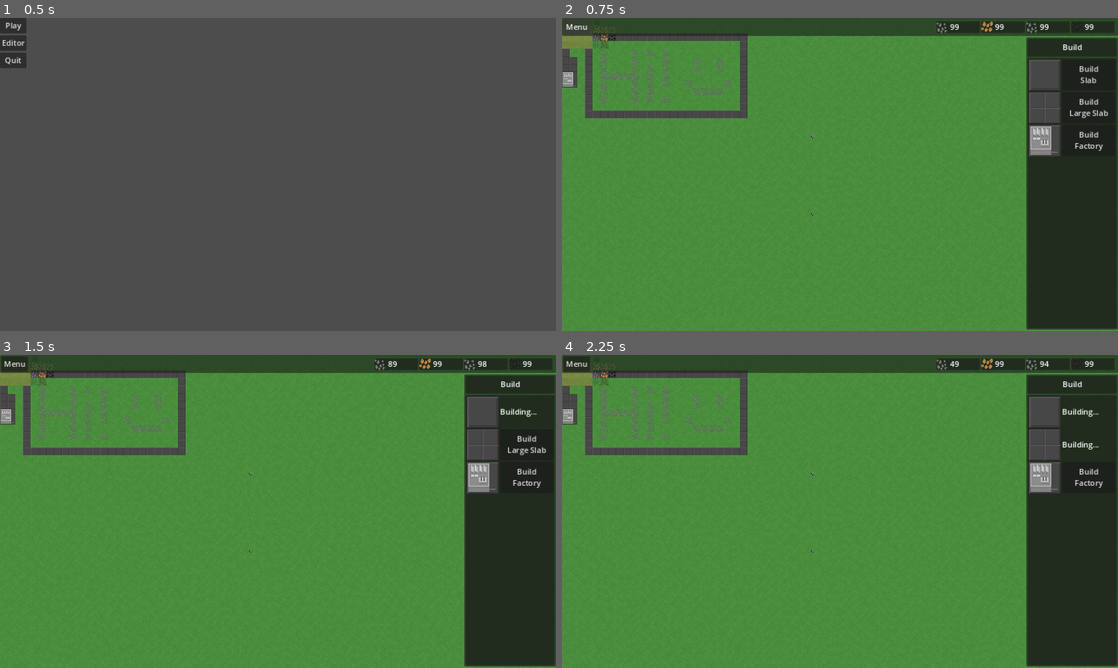
Above: before the commit, frames 1-4 (two rows, left to right).
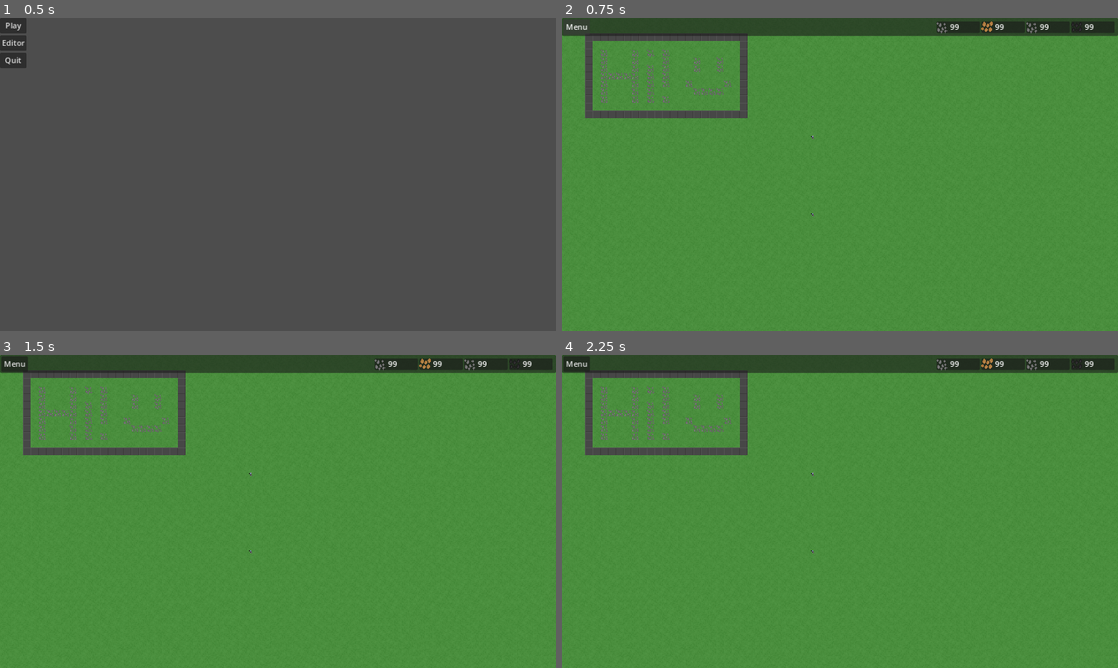
Above: after the commit, the same moments.

Repository: wssuomi/pirate-jam-14
Game: Godot game, scene res://scenes/main_menu.tscn
Two runs of this game, one before a commit and one after it. Both use one fixed random seed, a clock stepped at 60 frames per second and the inputs below.
Inputs (mouse positions are in pixels of both pictures, inside the frame that each line leads up to):
- Up to frame 1 (0.5 s): no input
- Up to frame 2 (0.75 s): click "Play" at 0.5 s
- Up to frame 3 (1.5 s): click (528, 411) at 1.25 s, where only the run before the commit has a clickable "Build Slab"
- Up to frame 4 (2.25 s): click (1090, 445) at 2 s, where only the run before the commit has a clickable "Build Large Slab"

Frame 1 is identical in both runs. In frame 2, 16% of the frame differs, in the area x 0-100%, y 2-100%; in frame 3, 16%; in frame 4, 16%.

Commit message:
added first version of pathfinding

Diff:
--- a/scenes/game.tscn
+++ b/scenes/game.tscn
@@ -103,6 +103,7 @@
 size_flags_vertical = 4
 
 [node name="SideBarBuild" type="Control" parent="CanvasLayer"]
+visible = false
 layout_mode = 3
 anchors_preset = 0
 offset_left = 962.0
@@ -456,6 +457,7 @@
 layer_3/tile_data = PackedInt32Array()
 
 [node name="PreviewTile" type="TextureRect" parent="."]
+visible = false
 texture_filter = 1
 offset_right = 16.0
 offset_bottom = 16.0
--- a/scripts/Game.gd
+++ b/scripts/Game.gd
@@ -179,7 +179,12 @@
 			if event is InputEventMouseButton:
 				if Input.is_action_just_pressed("select_unit_location") and not mouse_on_ui:
 					var pos: Vector2i = map.local_to_map(get_global_mouse_position())
-					print(pos)
+					if selected_unit.move_queue != []:
+						selected_unit.move_queue.append_array(find_path(selected_unit.move_queue[-1],pos))
+					else:
+						selected_unit.move_queue.append_array(find_path(map.local_to_map(selected_unit.global_position),pos))
+					change_mode_to(Modes.UnitSelected)
+					move.text = "Move"
 		Modes.UnitSelected:
 			if event is InputEventMouseButton and not mouse_on_ui:
 				if Input.is_action_just_pressed("select_unit"):
@@ -414,3 +419,60 @@
 
 func _on_factory_timer_timeout():
 	factory_state = change_state_to(BuildingStates.Waiting, factory)
+
+func find_path(start: Vector2i, end: Vector2i):
+	var start_tile = tiles[start]
+	var end_tile = tiles[end]
+	if not end_tile.walkable:
+		return []
+	var open_set: Array[Tile] = []
+	var closed_set: Array[Tile] = []
+	open_set.append(start_tile)
+	while len(open_set) > 0:
+		var current_tile = open_set[0]
+		for i in range(1,len(open_set)):
+			if open_set[i].f_cost < current_tile.f_cost or open_set[i].f_cost == current_tile.f_cost and open_set[i].h_cost < current_tile.h_cost:
+				current_tile = open_set[i]
+		var index = open_set.find(current_tile)
+		open_set.remove_at(index)
+		closed_set.append(current_tile)
+		if current_tile == end_tile:
+			return retrace_path(start_tile, end_tile)
+		for n: Tile in get_neighbors(current_tile):
+			if not n.walkable or n in closed_set:
+				continue
+			var new_movement_cost_to_neighbor = current_tile.g_cost + get_distance(current_tile, n)
+			if new_movement_cost_to_neighbor < n.g_cost or not n in open_set:
+				n.g_cost = new_movement_cost_to_neighbor
+				n.h_cost = get_distance(n, end_tile)
+				n.parent = current_tile
+				if not n in open_set:
+					open_set.append(n)
+
+func get_distance(tile_a: Tile, tile_b: Tile):
+	var dst_x = abs(tile_a.grid_position.x - tile_b.grid_position.x)
+	var dst_y = abs(tile_a.grid_position.y - tile_b.grid_position.y)
+	if dst_x > dst_y:
+		return 14*dst_y + 10 * (dst_x-dst_y)
+	return 14*dst_x + 10 * (dst_y-dst_x)
+
+func retrace_path(start: Tile, end: Tile) -> Array[Vector2i]:
+	var path: Array[Vector2i] = []
+	var current_tile = end
+	while current_tile !=  start:
+		path.append(current_tile.grid_position)
+		current_tile = current_tile.parent
+	path.reverse()
+	return path
+
+func get_neighbors(tile: Tile):
+	var neighbors = []
+	for y in range(-1,2):
+		for x in range(-1,2):
+			if x == 0 and y == 0:
+				continue
+			var check_x = tile.grid_position.x + x
+			var check_y = tile.grid_position.y + y
+			if check_x >= 0 and check_x < GRID_WIDTH and check_y >= 0 and check_y < GRID_HEIGHT:
+				neighbors.append(tiles[Vector2i(check_x,check_y)])
+	return neighbors
--- a/scripts/Tile.gd
+++ b/scripts/Tile.gd
@@ -6,11 +6,17 @@
 	var decoration_sprite: Vector2i
 	var resource_sprite: Vector2i
 	var building_sprite: Vector2i
+	var walkable = true
+	var g_cost: int
+	var h_cost: int
+	var f_cost: int
+	var parent: Tile
 	func _init(_grid_position: Vector2i,
 			_ground_sprite: Vector2i,
 			_resource_sprite: Vector2i = Vector2i(-1,-1),
 			_decoration_sprite: Vector2i = Vector2i(-1,-1),
 			_building_sprite: Vector2i = Vector2i(-1,-1)):
+		self.f_cost = g_cost + h_cost
 		ground_sprite = _ground_sprite
 		resource_sprite = _resource_sprite
 		decoration_sprite = _decoration_sprite
--- a/scripts/infantry.gd
+++ b/scripts/infantry.gd
@@ -1,8 +1,32 @@
 extends Node2D
 
 @onready var select_indicator = $SelectIndicator
+@onready var map = $"../Map"
+@onready var units: Dictionary = $"..".units
 
-enum State {Guard, Walk, Attack}
+const SPEED = 10
+
+var move_queue: Array[Vector2i] = []
+var state: States = States.Guard
+var start_pos: Vector2i
+
+enum States {Guard, Walk, Attack}
+
+func _process(delta):
+	match state:
+		States.Guard:
+			if move_queue != []:
+				state = States.Walk
+				start_pos = map.local_to_map(global_position)
+		States.Walk:
+			var destination = map.map_to_local(move_queue[0])
+			global_position = global_position.move_toward(destination, SPEED * delta)
+			if global_position == destination:
+				state = States.Guard
+				units.erase(start_pos)
+				units[move_queue[0]] = self
+				start_pos = move_queue[0]
+				move_queue.remove_at(0)
 
 func select():
 	select_indicator.show()
